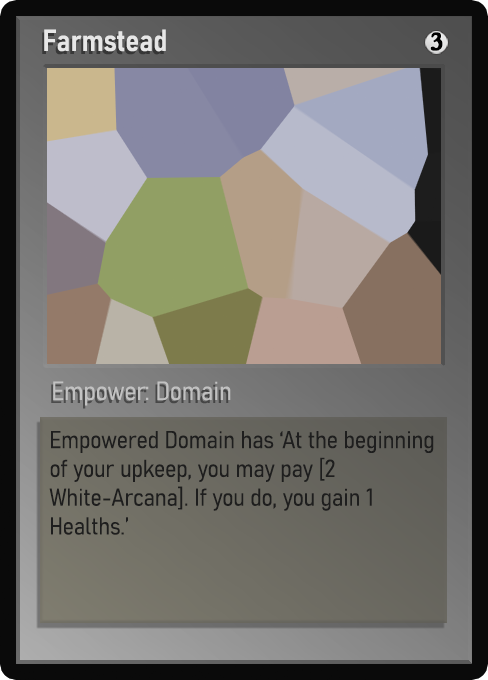
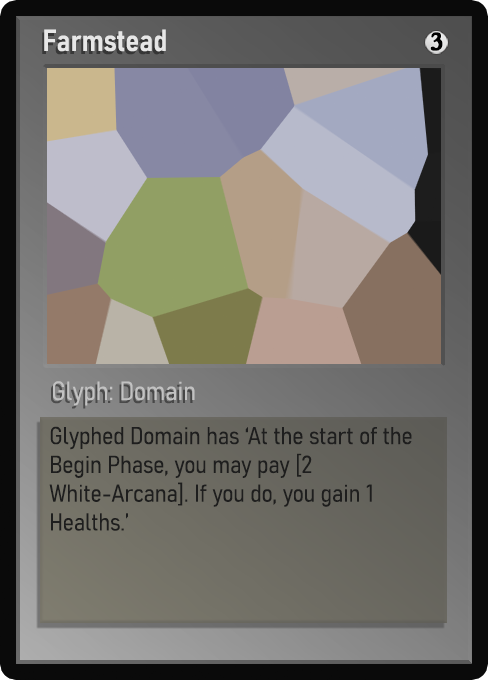
Two versions of the same layered image (488 x 680). Layer-by-layer changes:
painted on "Class" over [53, 381, 231, 406]
painted on "Desc_norm" over [49, 426, 434, 535]
